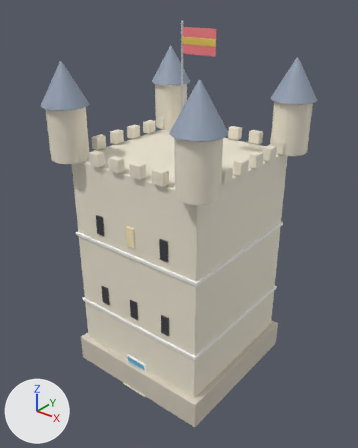
The Blender file source-art/bayview/castle_keep.blend: old version first, new version second.
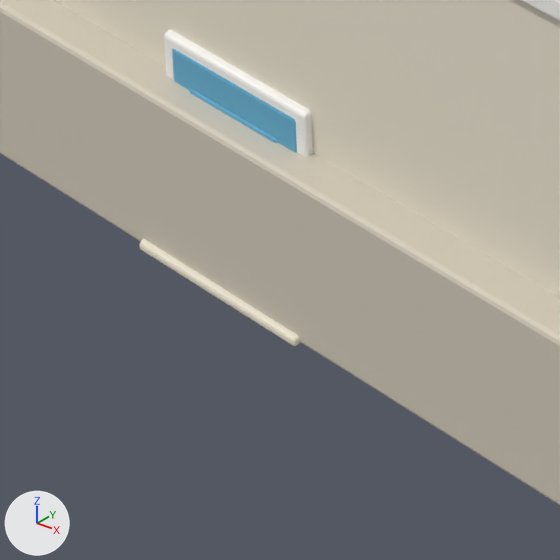
Each version appears first whole from a camera (50 mm lens) standing at (28.66, -36.27, 38.89) and looking at (0.08, -0.56, 16.75), and next in a close-up on the part from 29% to 50% of the width and 78% to 95% of the height. Lighting does not change. The marker at lower left points along +X, +Y and +Z. The older version's two pictures come first.

Names of what the first close-up shows: 'Visual'.
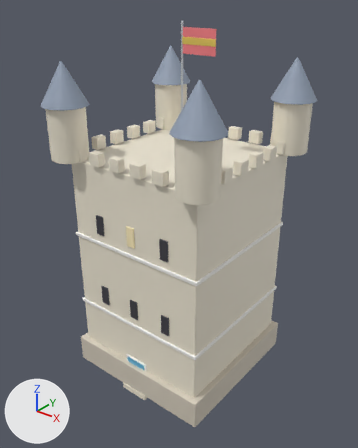
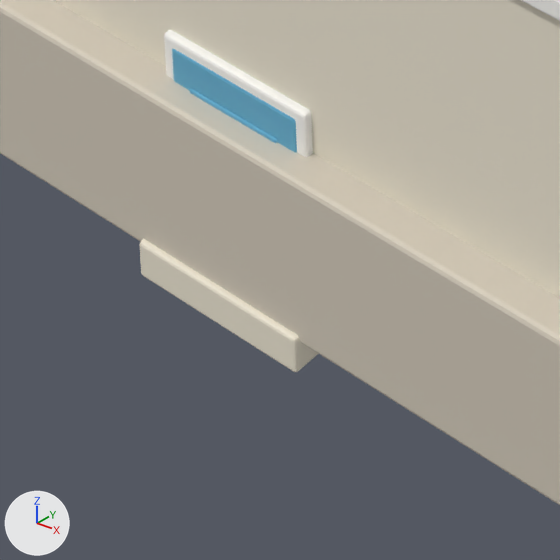
Boxes [x1, y1, x2, y2] around the edits, measured in the close-ups (560 x 560 px; the box of a moved part takes in the faces that stretch with it):
part 1 of me_cube, moved or reshaped
    before: [139, 244, 300, 346]
    after: [139, 244, 318, 372]

The edits, one by one:
me_cube is used by ob_visual; location (0.0, 0.0, 12.0).
me_cube had 3188 vertices, 2996 faces and spanned x -9.7..9.7, y -9.7..9.7, z -12.0..24.0.
me_cube now has 3188 vertices, 2996 faces and spans x -9.7..9.7, y -9.7..9.7, z -12.5..24.0.
me_cube part 1: 28 of the vertices in x -1.5..1.5, y -8.2..-7.5, z -12.0..-11.9 are moved by (0.0, 0.0, -0.5).
